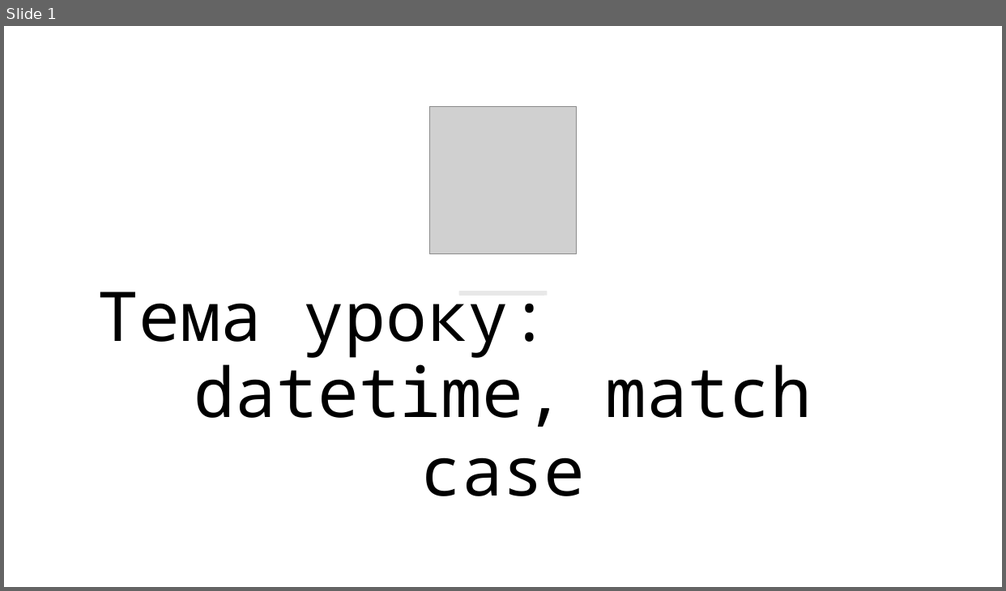
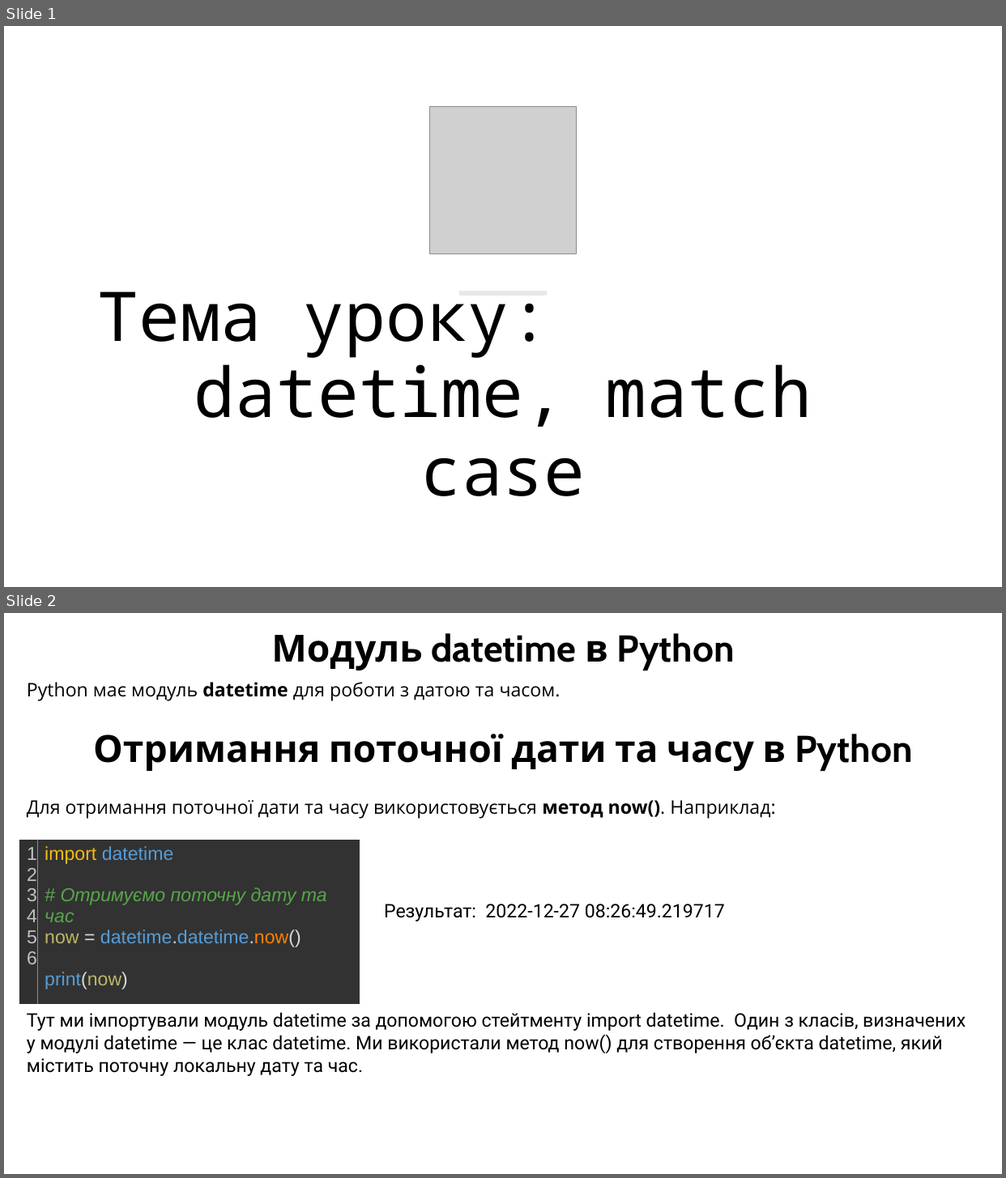
Before and after one commit to arg3ntuum/PythonCourse, a slide deck: Python Урок 22 datetime, match case.pptx. Shown one above the other, each under a label of ours: slide 1 before the commit, slides 1 and 2 after it. The pictures are 1006x591 and 1006x1178 pixels, drawn with LibreOffice and Linux fonts; fonts in the diff are those of the drawing; grey boxes stand for pictures. Boxes give left, top, right and bottom in pixels: in the first picture for what was removed or moved away, otherwise in the second. Text is boxed around its words. In the diff, an @@ line names an element or a change of style, - is before the commit and + after.

```diff
--- a/Python Урок 22 datetime, match case.pptx
+++ b/Python Урок 22 datetime, match case.pptx
@@ slide 2 added at [4, 613, 1002, 1174], background #FFFFFF @@
@@ text added at [271, 633, 735, 671], 36 pt, text #000000, bold @@
+Модуль datetime в Python
@@ text added at [27, 682, 560, 700], 18 pt, text #000000 @@
+Python має модуль datetime для роботи з датою та часом.
@@ text added at [93, 734, 912, 771], 36 pt, text #000000, bold @@
+Отримання поточної дати та часу в Python
@@ text added at [27, 800, 775, 819], 18 pt, text #000000 @@
+Для отримання поточної дати та часу використовується метод now(). Наприклад:
@@ table added at [19, 840, 358, 993], 1 rows, 2 columns @@
+1 / 2 / 3 / 4 / 5 / 6 | import datetime / # Отримуємо поточну дату та час / now = datetime.datetime.now() / print(now)
@@ text added at [384, 904, 725, 922], 18 pt, text #000000 @@
+Результат: 2022-12-27 08:26:49.219717
@@ text added at [27, 1012, 965, 1076], 18 pt, text #000000 @@
+Тут ми імпортували модуль datetime за допомогою стейтменту import datetime. Один з класів, визначених у модулі datetime — це клас datetime. Ми використали метод now() для створення об’єкта datetime, який містить поточну локальну дату та час.
```
Also in this commit, not shown: 26 other slides added.
